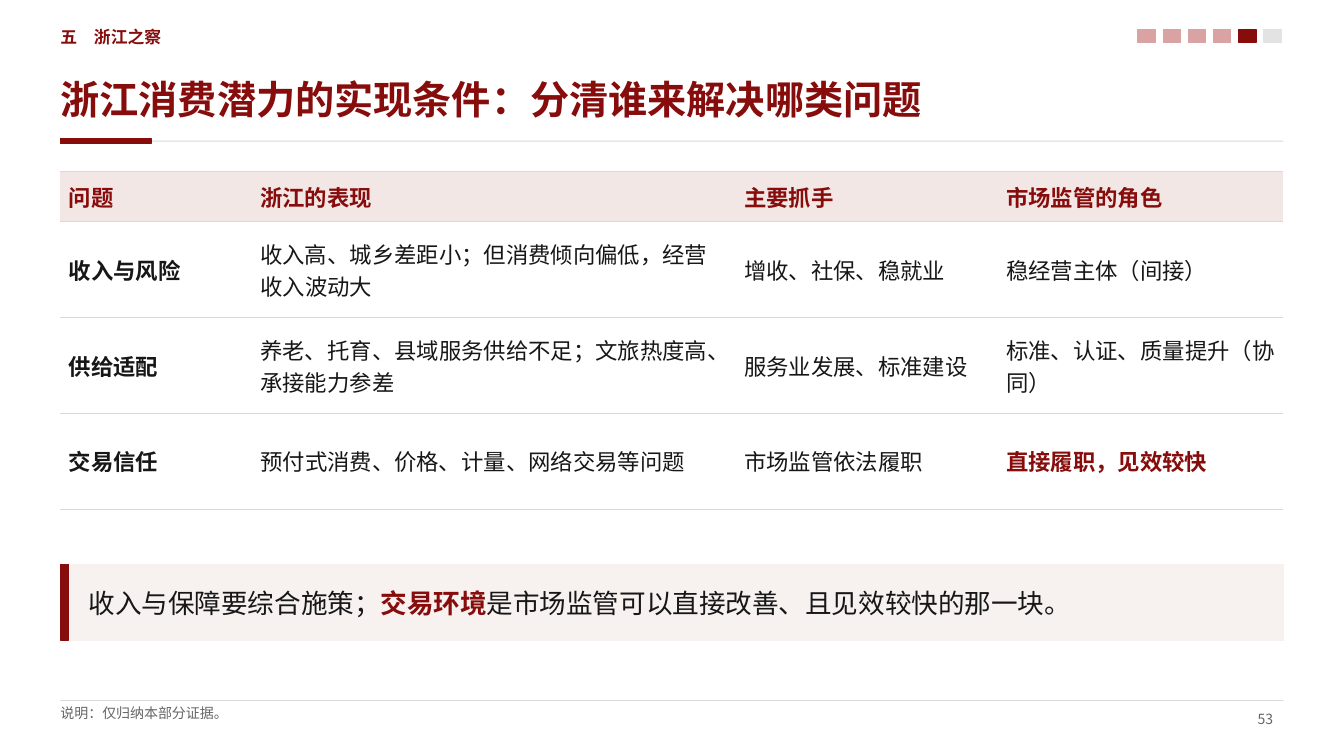
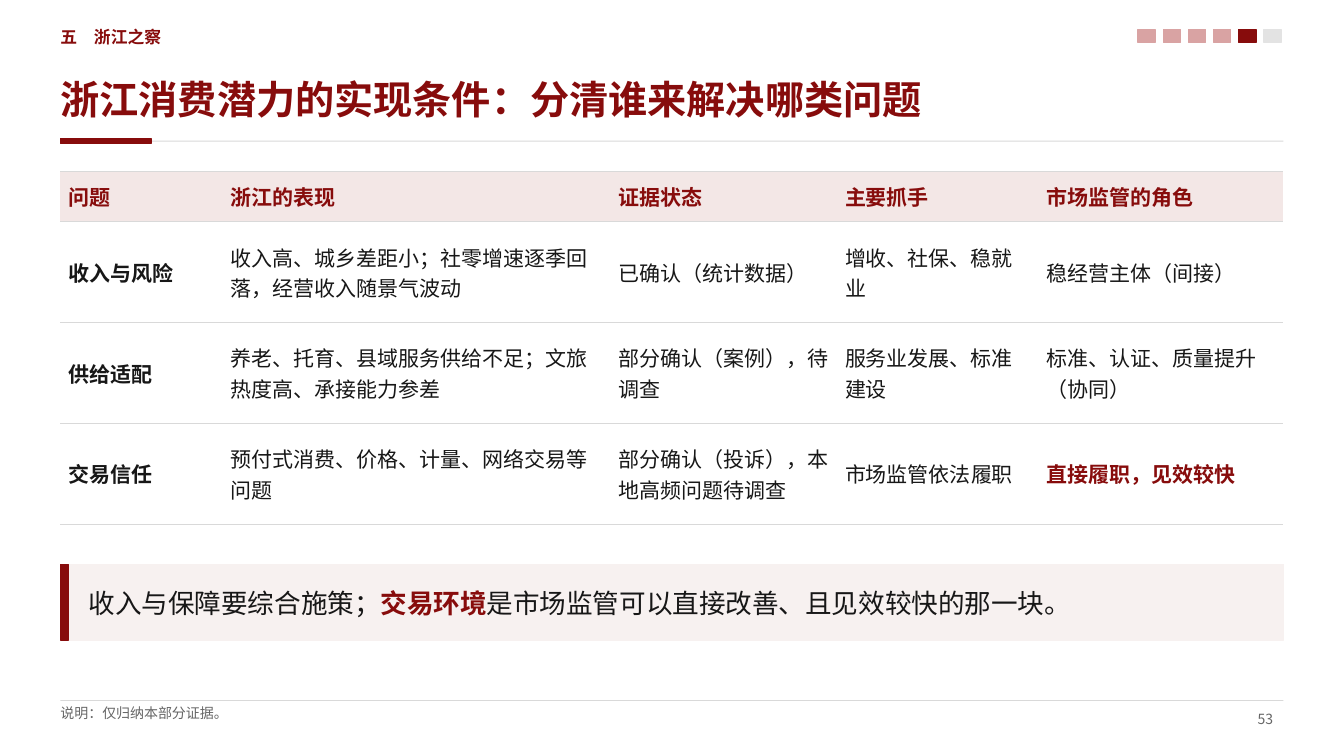
Before and after one commit to zerongwong/zerongwong.github.io, a slide deck: slide 53 of talks/2026-10-consumption-regulation/消费提振视角下的中国宏观经济形势分析_第三稿.pptx. Drawn at 1344x756 pixels with LibreOffice and Linux fonts; fonts in the diff are those of the drawing. Boxes give left, top, right and bottom in pixels: in the first picture for what was removed or moved away, otherwise in the second. Text is boxed around its words. In the diff, an @@ line names an element or a change of style, - is before the commit and + after.

```diff
--- a/talks/2026-10-consumption-regulation/消费提振视角下的中国宏观经济形势分析_第三稿.pptx
+++ b/talks/2026-10-consumption-regulation/消费提振视角下的中国宏观经济形势分析_第三稿.pptx
@@ table at box(60, 171, 1284, 504) @@
-column 2: 浙江的表现 | 收入高、城乡差距小；但消费倾向偏低，经营收入波动大 | 养老、托育、县域服务供给不足；文旅热度高、承接能力参差 | 预付式消费、价格、计量、网络交易等问题
+column 2: 浙江的表现 | 收入高、城乡差距小；社零增速逐季回落，经营收入随景气波动 | 养老、托育、县域服务供给不足；文旅热度高、承接能力参差 | 预付式消费、价格、计量、网络交易等问题
+column 3: 证据状态 | 已确认（统计数据） | 部分确认（案例），待调查 | 部分确认（投诉），本地高频问题待调查
```
Also in this commit, not shown: 37 other slides changed, 9 other files.
